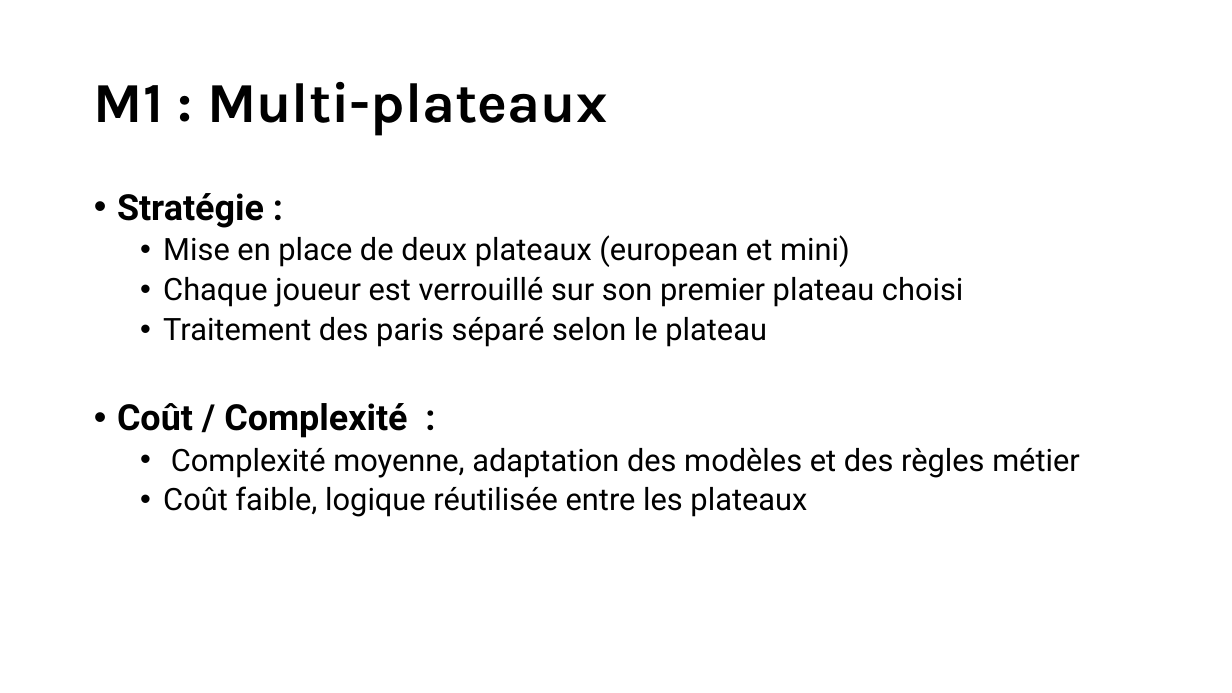
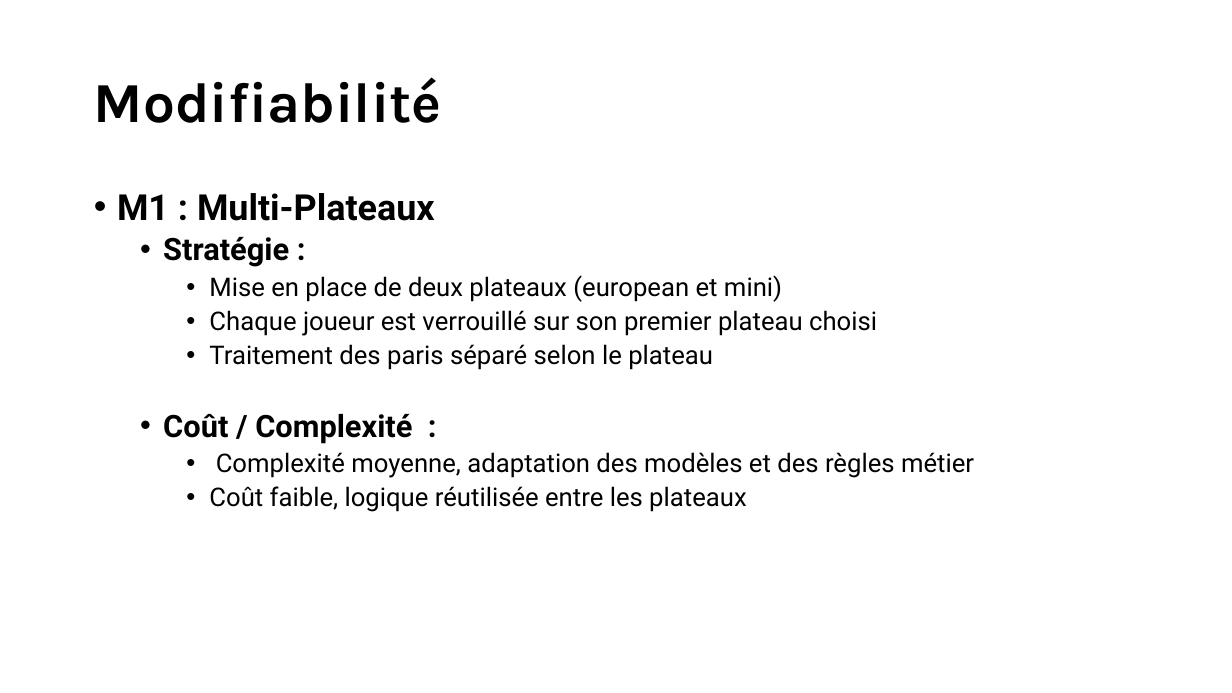
Before and after one commit to RobinSteiger/ASAD, a slide deck: slide 6 of doc/presentation.pptx (slide 7 before the commit). Drawn at 1232x693 pixels with LibreOffice and Linux fonts; fonts in the diff are those of the drawing. Boxes give left, top, right and bottom in pixels: in the first picture for what was removed or moved away, otherwise in the second. Text is boxed around its words. In the diff, an @@ line names an element or a change of style, - is before the commit and + after.

```diff
--- a/doc/presentation.pptx
+++ b/doc/presentation.pptx
@@ title at box(94, 77, 442, 123): text changed @@
-M1 : Multi-plateaux
+Modifiabilité
@@ text at box(117, 193, 435, 221): paragraph added @@
+• M1 : Multi-Plateaux
@@ text at box(163, 237, 974, 512): size 28 to 24 pt in "Stratégie :", "Coût / Complexité :"; size 24 to 20 pt in "Mise en place de deux plateaux (european ...", "Chaque joueur est verrouillé sur son premier ...", "Traitement des paris séparé selon le plateau", "Complexité moyenne, adaptation des modèles et des ..." and 1 more places; list level 1 to 2 in "Stratégie :"; list level 2 to 3 in "Mise en place de deux ..."; list level 2 to 3 in "Chaque joueur est verrouillé sur ..."; list level 2 to 3 in "Traitement des paris séparé selon ..."; list level 1 to 2 in "Coût / Complexité :"; list level 2 to 3 in "Complexité moyenne, adaptation des modèles ..."; list level 2 to 3 in "Coût faible, logique réutilisée entre ..." @@
```
Also in this commit, not shown: 1 other slide changed, 1 slide removed, 2 other files.
